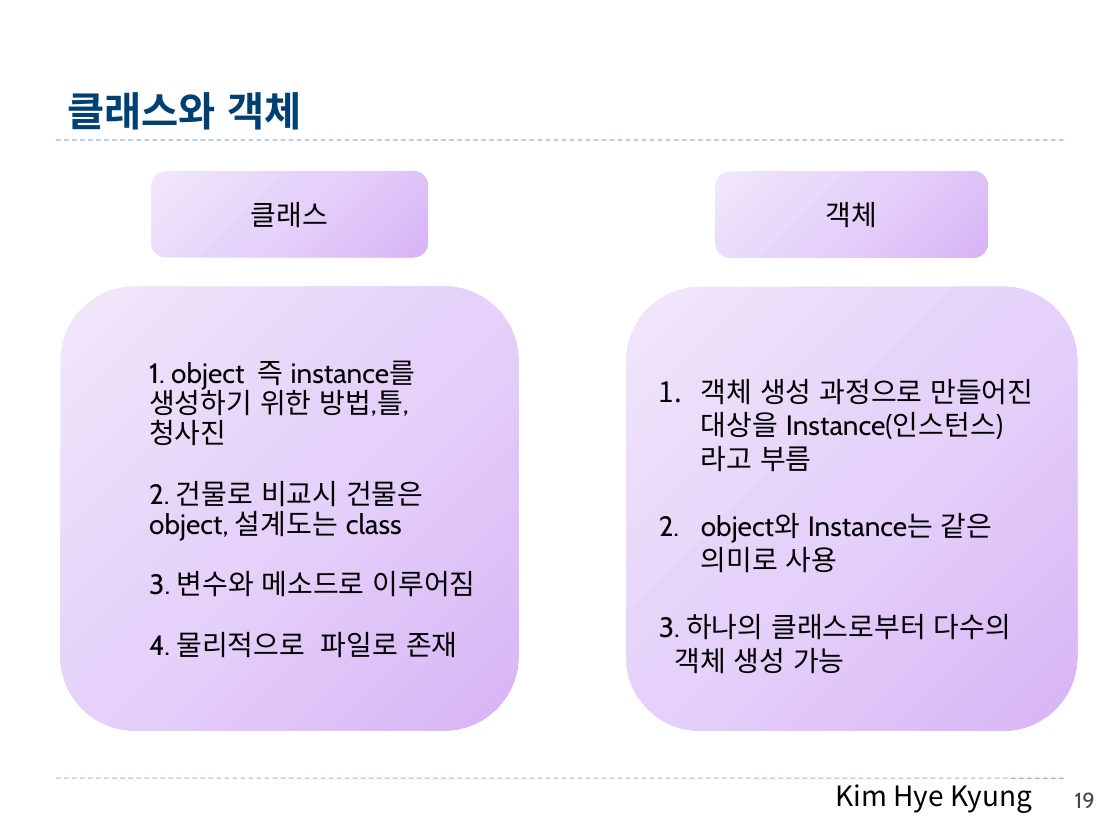
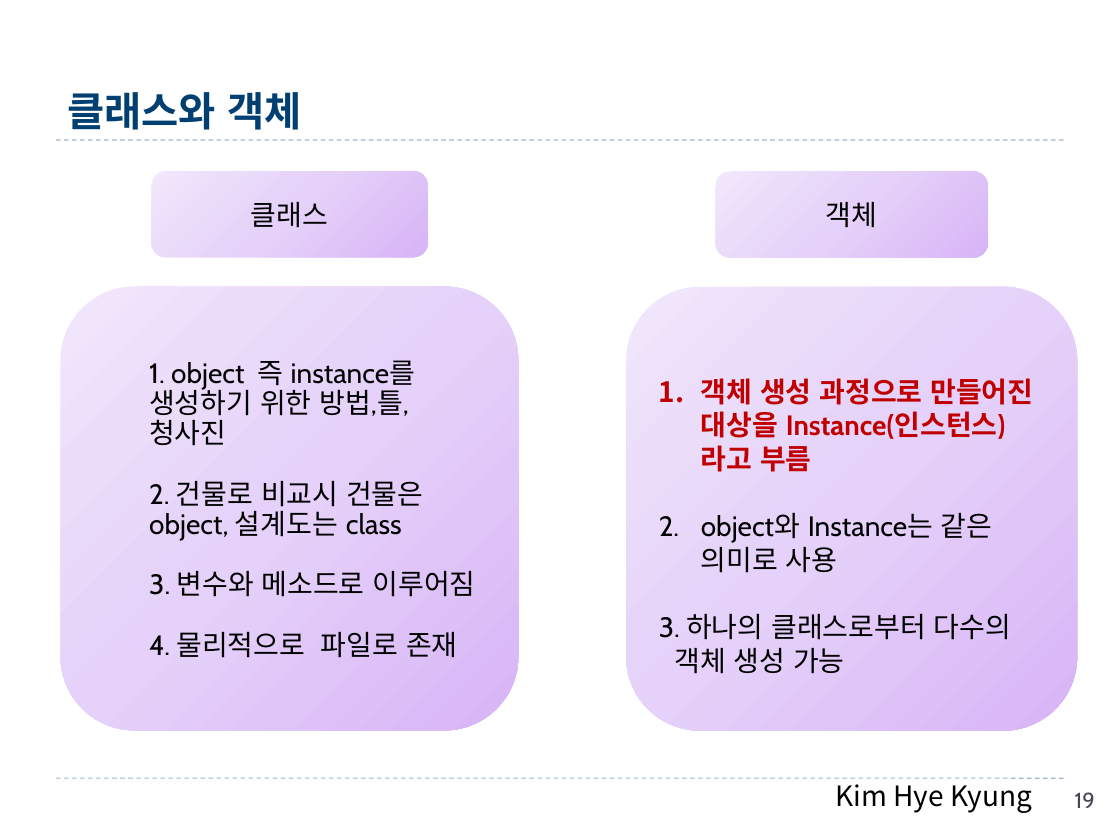
Before and after one commit to hwanginbeom/bigData, a slide deck: slide 19 of 1.Java_김혜경.pptx. Drawn at 1120x840 pixels with LibreOffice and Linux fonts; fonts in the diff are those of the drawing. Boxes give left, top, right and bottom in pixels: in the first picture for what was removed or moved away, otherwise in the second. Text is boxed around its words. In the diff, an @@ line names an element or a change of style, - is before the commit and + after.

```diff
--- a/1.Java_김혜경.pptx
+++ b/1.Java_김혜경.pptx
@@ text in rounded rectangle at (x1=701, y1=378, x2=1033, y2=472): text colour #000000 to #C00000, bold on in "객체 생성 과정으로 만들어진 대상을 Instance(인스턴스)라고 부름" @@
```
Also in this commit, not shown: 14 other slides changed, 1 slide added.
